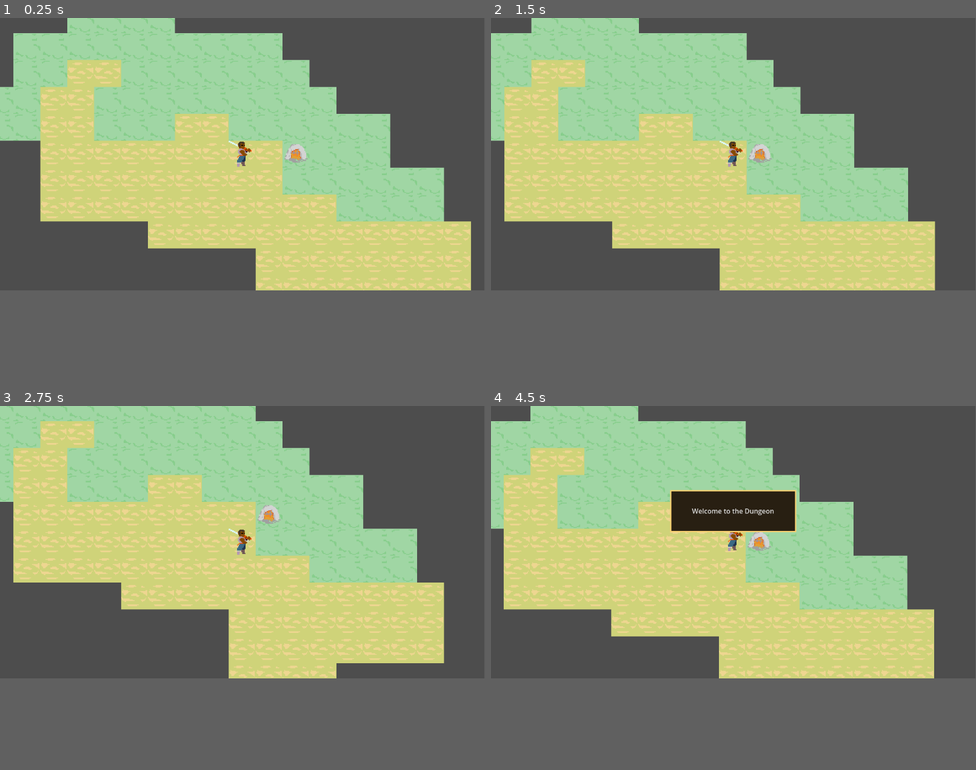
Above: before the commit, frames 1-4 (two rows, left to right).
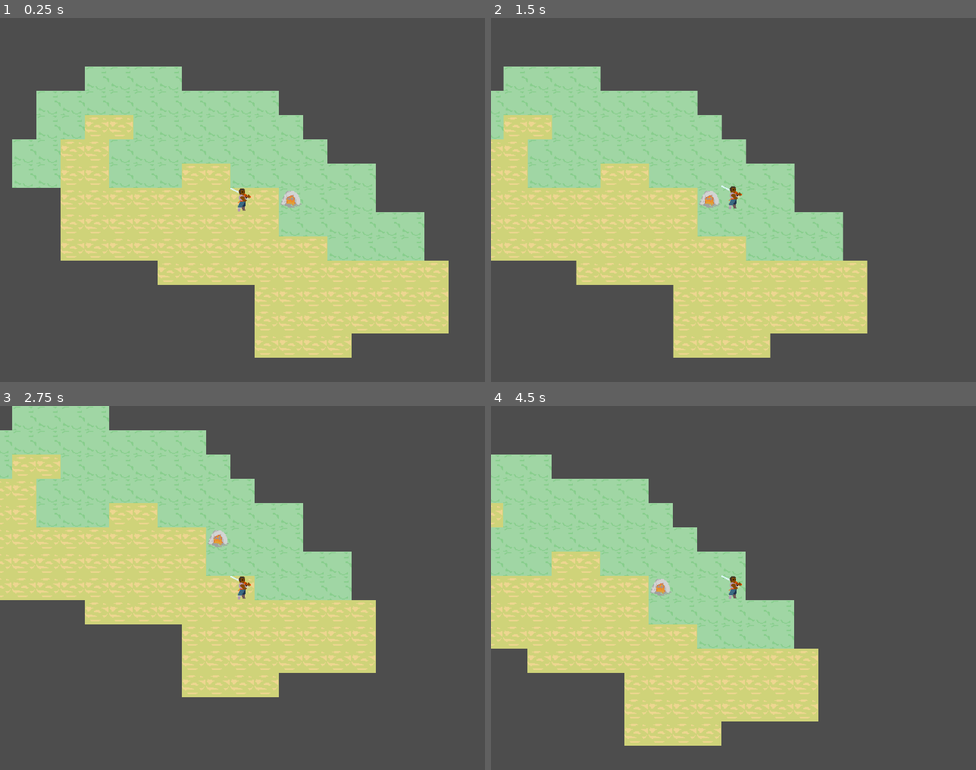
Above: after the commit, the same moments.

Repository: OttoElomaa/godot-4-roguelike-knights
Game: Godot game, scene res://Scenes/game_main.tscn
Two runs of this game, one before a commit and one after it. Both use one fixed random seed, a clock stepped at 60 frames per second and the inputs below.
Inputs (mouse positions are in pixels of both pictures, inside the frame that each line leads up to):
- Up to frame 1 (0.25 s): no input
- Up to frame 2 (1.5 s): tap Enter at 0.5 s; move the mouse to (840, 141) at 0.52 s; hold Right (ui_right) 0.53-1.25 s; tap 1 (1) at 0.6 s; tap 2 (2) at 0.8 s; click (733, 134) at 1.25 s, where only the run after the commit has a clickable "Welcome to the Dungeon"
- Up to frame 3 (2.75 s): tap Space at 2 s; move the mouse to (145, 555) at 2.02 s; hold Down (ui_down) from 2.03 s (still down); tap 2 (2) at 2.1 s; tap L (L) at 2.3 s
- Up to frame 4 (4.5 s): move the mouse to (782, 482) at 2.77 s; release Down (ui_down) at 2.78 s; hold Right (ui_right) 2.78-3.53 s; tap L (L) at 2.85 s; tap O (O) at 3.05, 3.6 s; move the mouse to (709, 595) at 3.52 s; hold Up (ui_up) 3.53-4.28 s; tap P (P) at 3.8, 4.35 s; move the mouse to (879, 584) at 4.27 s; hold Left (ui_left) from 4.28 s (still down)
In our replay, the window is 799x449 before the commit and 800x600 after it. These sizes can differ from the game's own. Grey fills any space a smaller window leaves; there, only what the larger window draws over its background counts as a difference.

The runs differ from the first frame. In frame 1, 43% of the frame differs, in the area x 0-98%, y 0-94%; in frame 2, 47%; in frame 3, 33%; in frame 4, 53%, in the area x 0-92%, y 0-94%.
Error in both runs: Invalid access to property or key 'isEnemy' on a base object of type 'Nil'. (res://Scripts/Skills/SkillTargeting.gd:54)

Commit message:
Added mouse look. Fixed player continuous movement
Continuous button press works again for continuing movement. It went broke in the creature-player scene merge

Diff:
--- a/Scenes/Creatures/Creature.tscn
+++ b/Scenes/Creatures/Creature.tscn
@@ -44,7 +44,11 @@
 "RESET": SubResource("Animation_t048g")
 }
 
+[sub_resource type="RectangleShape2D" id="RectangleShape2D_vxror"]
+size = Vector2(30, 30)
+
 [node name="Creature" type="Node2D"]
+z_index = 10
 script = ExtResource("1_22wni")
 creatureName = "BaseCreature"
 
@@ -76,3 +80,12 @@
 script = ExtResource("5_hw60m")
 
 [node name="Items" type="Node" parent="."]
+
+[node name="MouseArea" type="Area2D" parent="."]
+collision_layer = 4
+collision_mask = 4
+
+[node name="CollisionShape2D" type="CollisionShape2D" parent="MouseArea"]
+shape = SubResource("RectangleShape2D_vxror")
+
+[connection signal="mouse_entered" from="MouseArea" to="." method="_on_mouse_area_mouse_entered"]
--- a/Scenes/UI/ui.tscn
+++ b/Scenes/UI/ui.tscn
@@ -9,7 +9,7 @@
 [node name="UI" type="CanvasLayer"]
 script = ExtResource("1_wy0uv")
 
-[node name="MainMargin" type="MarginContainer" parent="."]
+[node name="LookMargin" type="MarginContainer" parent="."]
 offset_right = 40.0
 offset_bottom = 40.0
 size_flags_horizontal = 3
@@ -19,28 +19,28 @@
 theme_override_constants/margin_right = 15
 theme_override_constants/margin_bottom = 15
 
-[node name="LookPanel" type="PanelContainer" parent="MainMargin"]
+[node name="LookPanel" type="PanelContainer" parent="LookMargin"]
 layout_mode = 2
 theme_override_styles/panel = ExtResource("2_0cgky")
 
-[node name="Margin" type="MarginContainer" parent="MainMargin/LookPanel"]
+[node name="Margin" type="MarginContainer" parent="LookMargin/LookPanel"]
 layout_mode = 2
 theme_override_constants/margin_left = 5
 theme_override_constants/margin_top = 5
 theme_override_constants/margin_right = 5
 theme_override_constants/margin_bottom = 5
 
-[node name="Hbox" type="VBoxContainer" parent="MainMargin/LookPanel/Margin"]
+[node name="Hbox" type="VBoxContainer" parent="LookMargin/LookPanel/Margin"]
 layout_mode = 2
 
-[node name="StateLabel" type="Label" parent="MainMargin/LookPanel/Margin/Hbox"]
+[node name="StateLabel" type="Label" parent="LookMargin/LookPanel/Margin/Hbox"]
 layout_mode = 2
 text = "Input Mode"
 
-[node name="LookLabel" type="Label" parent="MainMargin/LookPanel/Margin/Hbox"]
+[node name="LookLabel" type="Label" parent="LookMargin/LookPanel/Margin/Hbox"]
 layout_mode = 2
 
-[node name="LookLabel2" type="Label" parent="MainMargin/LookPanel/Margin/Hbox"]
+[node name="LookLabel2" type="Label" parent="LookMargin/LookPanel/Margin/Hbox"]
 layout_mode = 2
 
 [node name="Margin" type="MarginContainer" parent="."]
@@ -101,6 +101,7 @@
 layout_mode = 2
 
 [node name="LoadingImage" type="TextureRect" parent="."]
+visible = false
 anchors_preset = 15
 anchor_right = 1.0
 anchor_bottom = 1.0
--- a/Scenes/world.tscn
+++ b/Scenes/world.tscn
@@ -48,6 +48,7 @@
 [node name="Creatures" type="Node2D" parent="."]
 
 [node name="Player" parent="Creatures" instance=ExtResource("8_8c6a2")]
+z_index = 0
 
 [node name="Utilities" type="Node2D" parent="."]
 
--- a/Scenes/world_map.tscn
+++ b/Scenes/world_map.tscn
@@ -60,6 +60,7 @@
 [node name="Creatures" type="Node2D" parent="."]
 
 [node name="Player" parent="Creatures" instance=ExtResource("4_5ahmc")]
+z_index = 0
 
 [node name="Dungeons" type="Node2D" parent="."]
 
--- a/Scripts/PlayerAndCreatures/PlayerExtendsCreature.gd
+++ b/Scripts/PlayerAndCreatures/PlayerExtendsCreature.gd
@@ -69,18 +69,7 @@
 	if skillToUse == 0:
 		return
 
-	#### A SKILL WAS PICKED
-	#if skillToUse in [1,2]:
-		#creatures = grid.getAdjacentCreatures(self)
 
-		#### NO MELEE ENEMIES
-		#if creatures.is_empty():
-			#print("No melee creatures!")
-			#return
-
-		#### MELEE ENEMY/IES FOUND
-		#for cre in creatures:
-			#print(cre.creatureName)
 
 	match skillToUse:
 		#### USE SKILL
@@ -100,14 +89,5 @@
 
 
 
-#func getSkills():
-	##var skillsNode = self.get_node("Skills")
-	#var skillsNode = self.get_node("Skills")
-	#for c in self.get_children():
-		#print(c)
-	#return skillsNode.get_children()
-
-
-
 func getNavigator():
 	return $LineOfSightNavigator
--- a/Scripts/PlayerAndCreatures/creatureMovementComp.gd
+++ b/Scripts/PlayerAndCreatures/creatureMovementComp.gd
@@ -70,12 +70,16 @@
 	t = 0.0
 
 	if creature.isPlayer:
+		creature.get_node("MovementInput").resolvePlayerMovement()
+
+	if creature.isPlayer:
 		creature.passTurn()
 
 
 
 
-func handlePlayerMove():
+func continuePlayerMovement():
+	#isMoving = true
 	handleMove(movementDir)
 
 
@@ -84,6 +88,7 @@
 	if not grid.is_tile_empty(creature.gridPosition + dir):
 		return
 
+	#isMoving = true
 	move(dir)
 	movementDir = dir
 
--- a/Scripts/PlayerAndCreatures/movementInputComponent.gd
+++ b/Scripts/PlayerAndCreatures/movementInputComponent.gd
@@ -16,14 +16,6 @@
 
 func _process(delta: float) -> void:
 
-	#### MOVEMENT UNDERWAY, DON'T ACCEPT NEW INPUT
-	if isMoving:
-		return
-	#### MOVEMENT ONLY IN EXPLORE STATE
-	if States.GameState == States.InputStates.EXPLORE:
-		processMovement()
-
-
 	#### PLAYER STOPPED PRESSING MOVEMENT
 	if Input.is_action_just_released("ui_up"):
 		holdingKey = false
@@ -35,9 +27,18 @@
 		holdingKey = false
 
 
+	#### MOVEMENT UNDERWAY, DON'T ACCEPT NEW INPUT
+	if isMoving:
+		return
+	#### MOVEMENT ONLY IN EXPLORE STATE
+	if States.GameState == States.InputStates.EXPLORE:
+		processMovement()
+
+
 
 func processMovement():
 
+	#### JUST PRESSED MOVEMENT KEY
 	if Input.is_action_just_pressed("ui_up"):
 		handleMove(Vector2i.UP)
 
@@ -64,17 +65,19 @@
 
 func handleMove(dir:Vector2i):
 
+	holdingKey = true
 	player.movementComponent.handleMove(dir)
 
 
 #### MOVEMENT DONE, RESOLVE ITS RESULT
-func resolveCompletedMovement():
+func resolvePlayerMovement():
 
-	player.movementComponent.resolveCompletedMovement()
+	#### RESOLVE THE PREVIOUS, NOW COMPLETED MOVEMENT
+	#player.movementComponent.resolveCompletedMovement()
 
-
+	#### IF PLAYER STILL PRESSING MOVE KEY, START A NEW MOVEMENT
 	if holdingKey:
-		player.movementComponent.handlePlayerMove()
+		player.movementComponent.continuePlayerMovement()
 
 	if not player.isOverworld:
 		player.world.ui.addMessage("You take a step", Color.WHITE)
--- a/Scripts/WorldScripts/dungeon_ui.gd
+++ b/Scripts/WorldScripts/dungeon_ui.gd
@@ -1,10 +1,10 @@
 extends CanvasLayer
 
 
-@onready var stateLabel := $MainMargin/LookPanel/Margin/Hbox/StateLabel
+@onready var stateLabel := $LookMargin/LookPanel/Margin/Hbox/StateLabel
 
-@onready var lookLabel := $MainMargin/LookPanel/Margin/Hbox/LookLabel
-@onready var lookLabel2 := $MainMargin/LookPanel/Margin/Hbox/LookLabel2
+@onready var lookLabel := $LookMargin/LookPanel/Margin/Hbox/LookLabel
+@onready var lookLabel2 := $LookMargin/LookPanel/Margin/Hbox/LookLabel2
 
 @onready var skillBar := $Margin/SkillBar
 @onready var combatLog := $Margin2/LogPanel/MarginContainer/CombatLog
@@ -34,10 +34,15 @@
 		stateLabel.text = "Input State = Explore"
 
 
+
+func showMouseLookCreature(creature:Node):
+	lookLabel.text = "%d, %d" % [creature.gridPosition.x, creature.gridPosition.y]
+	lookLabel2.text = "It's a creature called " + creature.creatureName
+
 func showLookInfo(game, lookTool):
 
 	var grid = game.getGrid()
-	lookLabel.text = str(lookTool.gridPosition.x) + ", " + str(lookTool.gridPosition.y)
+	lookLabel.text = "%d, %d" % [lookTool.gridPosition.x, lookTool.gridPosition.y]
 
 	var pos = lookTool.gridPosition
 
@@ -71,5 +76,8 @@
 	combatLog.addMessage(text, color)
 
 
-func closeLoadingScreen():
-	$LoadingImage.queue_free()
+func toggleLoadingScreen(visible:bool):
+	if visible:
+		$LoadingImage.show()
+	else:
+		$LoadingImage.hide()
--- a/Scripts/WorldScripts/world.gd
+++ b/Scripts/WorldScripts/world.gd
@@ -47,6 +47,7 @@
 
 	self.game = game
 
+	ui.toggleLoadingScreen(true)
 	States.inputModeOff()
 	var pointlessReturn = null
 
@@ -295,7 +296,7 @@
 
 	await get_tree().process_frame
 	States.inputModeExplore()
-	ui.closeLoadingScreen()
+	ui.toggleLoadingScreen(false)
 
 	if not turnOffLineOfSight:
 		lineOfSightStuff()
--- a/Scripts/creature.gd
+++ b/Scripts/creature.gd
@@ -207,3 +207,12 @@
 
 func getHealth():
 	return $HealthComponent.health
+
+
+func _on_mouse_area_mouse_entered() -> void:
+
+	if world.isOverworld:
+		return
+
+	prints("Mouse entered: ", creatureName)
+	world.ui.showMouseLookCreature(self)
--- a/project.godot
+++ b/project.godot
@@ -18,6 +18,11 @@
 [autoload]
 
 States="*res://Scenes/Autoloads/States.tscn"
+
+[display]
+
+window/size/viewport_width=1280
+window/size/viewport_height=960
 
 [global_group]
 
@@ -100,6 +105,7 @@
 [layer_names]
 
 2d_navigation/layer_2="player LineOfSight"
+2d_physics/layer_3="Player mouse collision"
 
 [rendering]
 
Not shown: 1 places in Scenes/Creatures/Creature.tscn that only renumber resources
